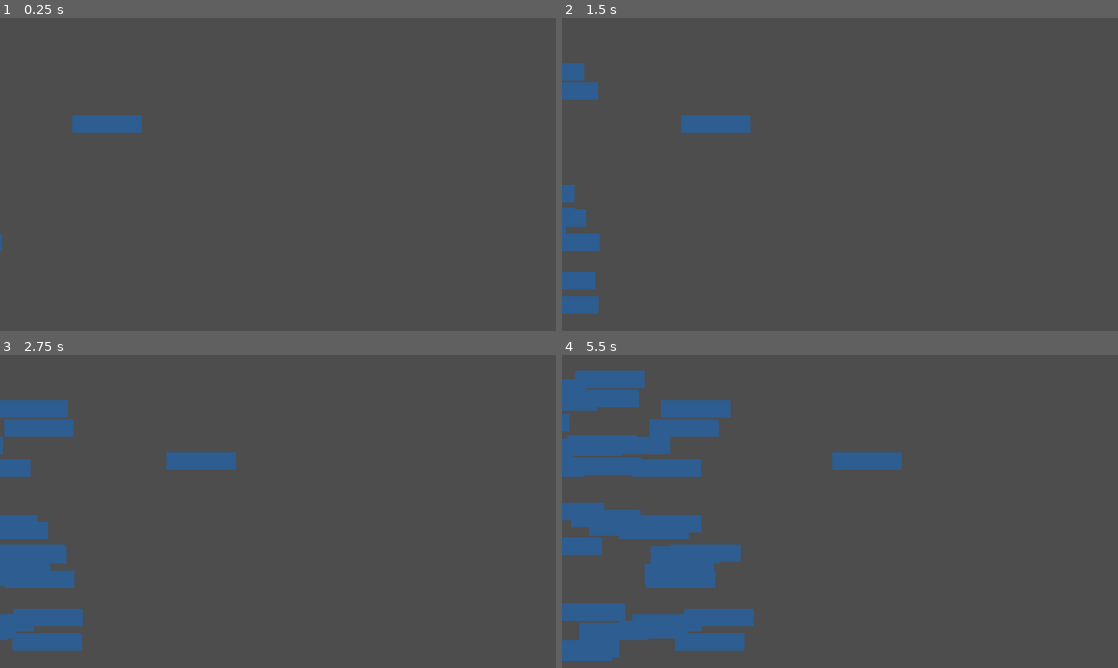
Above: before the commit, frames 1-4 (two rows, left to right).
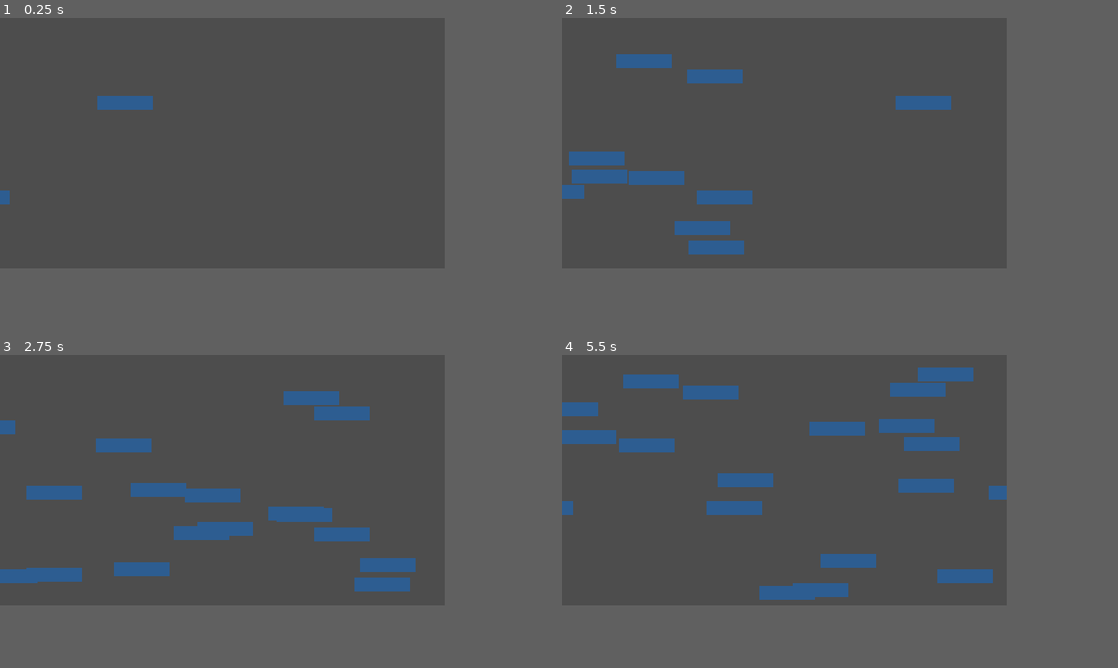
Above: after the commit, the same moments.

Repository: daniboygg/ludumdare-58
Game: Godot game, scene res://main.tscn
Same seed, same stepped clock (60 frames per second), same inputs: the game is played once before the commit and once after it.
Inputs:
- Up to frame 1 (0.25 s): no input
- Up to frame 2 (1.5 s): no input
- Up to frame 3 (2.75 s): no input
- Up to frame 4 (5.5 s): no input
In our replay, the window is 800x450 before the commit and 640x360 after it. These sizes can differ from the game's own. Grey fills any space a smaller window leaves; there, only what the larger window draws over its background counts as a difference.

The runs differ from the first frame. In frame 1, 1.2% of the frame differs, in the area x 0-28%, y 24-75%; in frame 2, 6.7%; in frame 3, 12%; in frame 4, 20%, in the area x 0-80%, y 4-98%.

Commit message:
Adjust screen mode and speed

Diff:
--- a/memory.gd
+++ b/memory.gd
@@ -3,14 +3,14 @@
 
 @export var height := 10
 @export var width := 40
-@export var speed := 20.0
+@export var speed := 125.0
 @export var deviation := speed * 0.2
 
 @onready var color_rect: ColorRect = $ColorRect
 @onready var area_2d: Area2D = $Area2D
 @onready var collision_shape_2d: CollisionShape2D = $Area2D/CollisionShape2D
 
-@onready var label: Label = $Label
+
 
 func _ready():
 	speed = randf_range(speed - deviation, speed + deviation)
--- a/project.godot
+++ b/project.godot
@@ -25,7 +25,7 @@
 window/size/viewport_height=180
 window/size/window_width_override=1280
 window/size/window_height_override=720
-window/stretch/mode="canvas_items"
+window/stretch/mode="viewport"
 
 [rendering]
 
